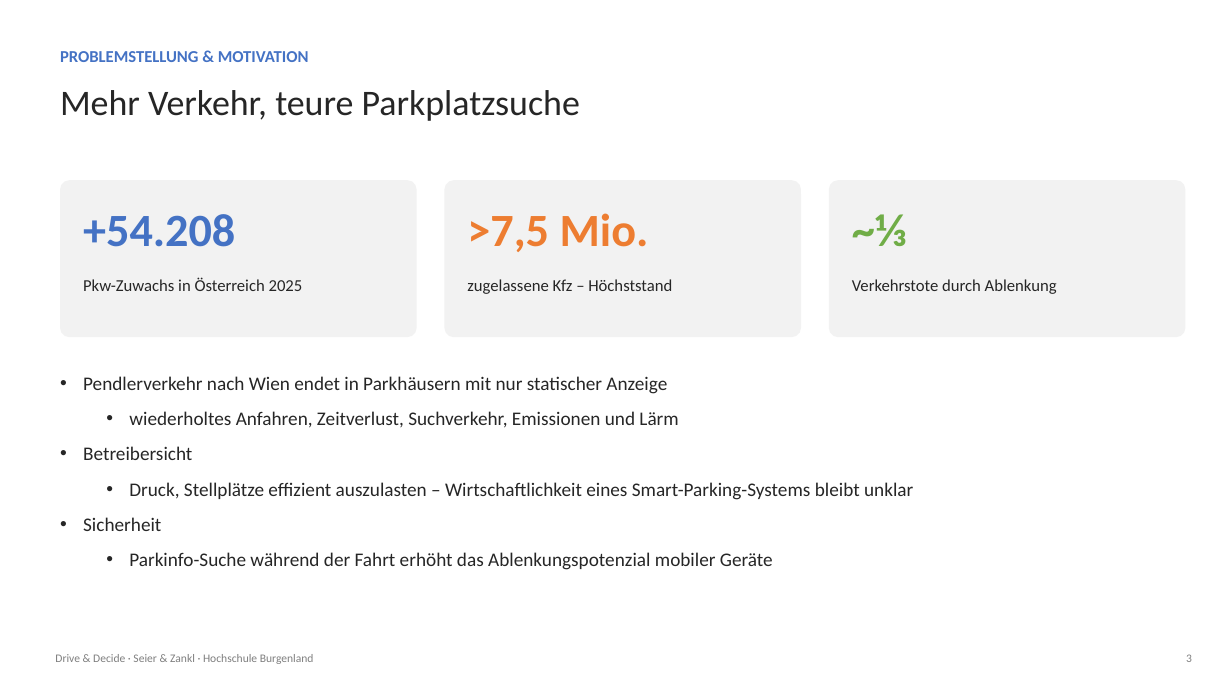
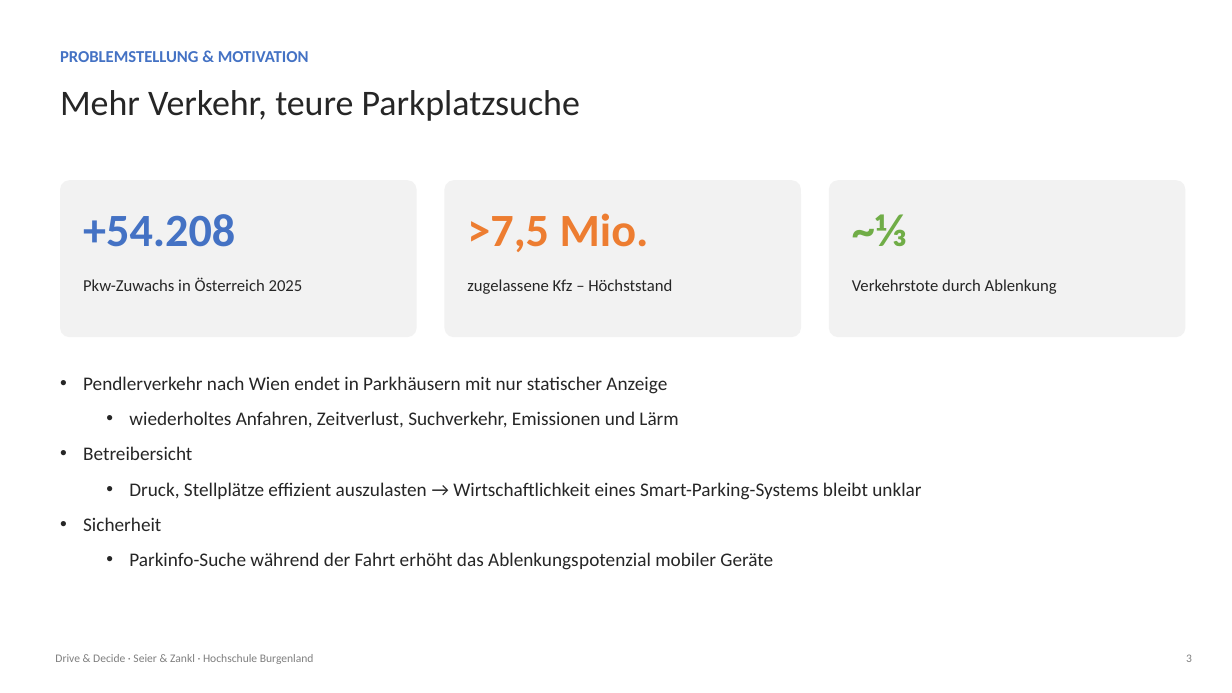
Before and after one commit to hochschule-jz/gruppe-n-inenp, a slide deck: slide 3 of presentation/Präsentation.pptx. Drawn at 1232x693 pixels with LibreOffice and Linux fonts; fonts in the diff are those of the drawing. Boxes give left, top, right and bottom in pixels: in the first picture for what was removed or moved away, otherwise in the second. Text is boxed around its words. In the diff, an @@ line names an element or a change of style, - is before the commit and + after.

```diff
--- a/presentation/Präsentation.pptx
+++ b/presentation/Präsentation.pptx
@@ text at bbox=[129, 482, 921, 500]: text changed @@
-  • Druck, Stellplätze effizient auszulasten – Wirtschaftlichkeit eines Smart-Parking-Systems bleibt unklar
+  • Druck, Stellplätze effizient auszulasten → Wirtschaftlichkeit eines Smart-Parking-Systems bleibt unklar
```
Also in this commit, not shown: 7 other slides changed.
